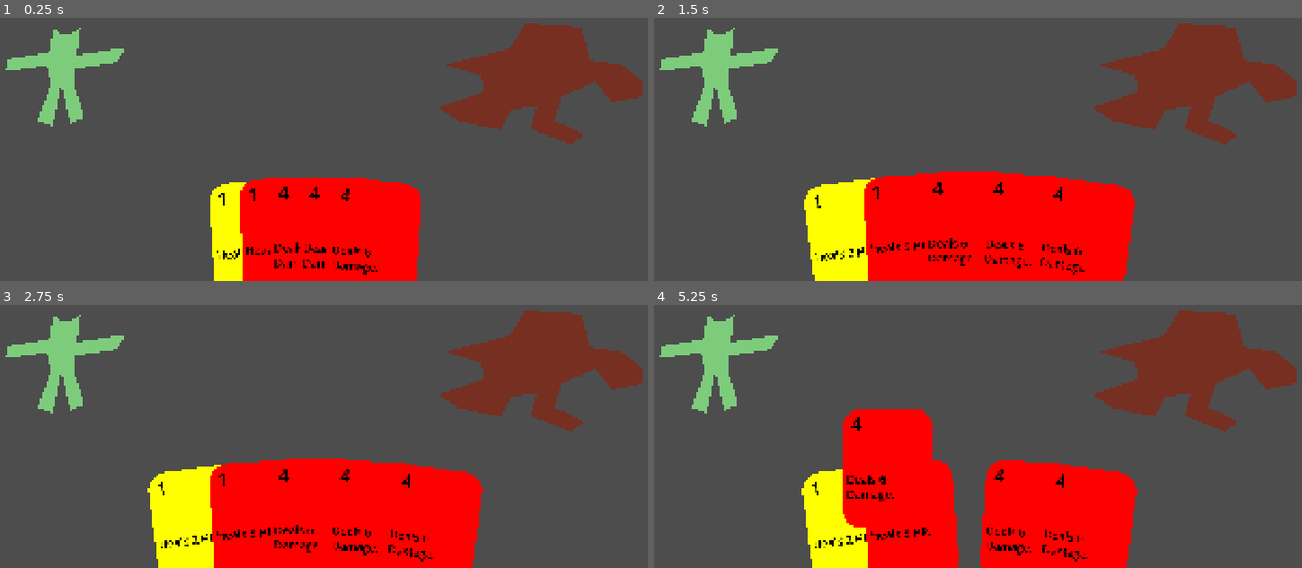
Above: before the commit, frames 1-4 (two rows, left to right).
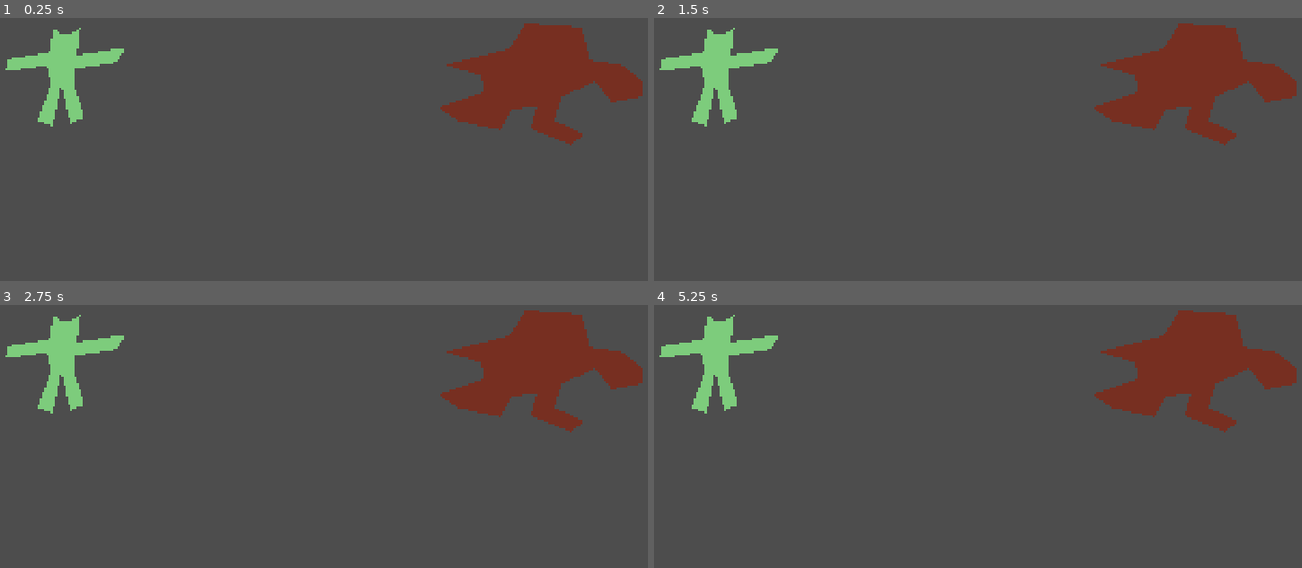
Above: after the commit, the same moments.

Repository: Winter-Aria/SouperSerious
Game: Godot game, scene res://Scenes/battle_scene.tscn
Two runs of this game, one before a commit and one after it. Both use one fixed random seed, a clock stepped at 60 frames per second and the inputs below. This scene is started directly instead of the project's main scene.
Inputs (mouse positions are in pixels of both pictures, inside the frame that each line leads up to):
- Up to frame 1 (0.25 s): no input
- Up to frame 2 (1.5 s): click (880, 241) at 0.5 s, where only the run before the commit has a clickable "1"; click (971, 231) at 1.25 s, where only the run before the commit has a clickable "4"
- Up to frame 3 (2.75 s): click (200, 528) at 2 s, where only the run before the commit has a clickable "1"
- Up to frame 4 (5.25 s): click (971, 518) at 2.75 s, where only the run before the commit has a clickable "4"; click (854, 528) at 3.5 s, where only the run before the commit has a clickable "1"; click (971, 518) at 4.25 s, where only the run before the commit has a clickable "4"; tap Enter at 5 s; move the mouse to (725, 365) at 5.02 s

The runs differ from the first frame. In frame 1, 12% of the frame differs, in the area x 32-65%, y 60-100%; in frame 2, 20%; in frame 3, 20%; in frame 4, 21%, in the area x 22-75%, y 39-100%.

Commit message:
inital battle rework

Diff:
--- a/souper-serious-game-jam/Scripts/Battle_System/Mouse_Detector.gd
+++ b/souper-serious-game-jam/Scripts/Battle_System/Mouse_Detector.gd
@@ -4,9 +4,7 @@
 var Mouse_Within : bool = false
 
 func _on_mouse_entered() -> void:
-	print("a")
 	Mouse_Within = true
 
 func _on_mouse_exited() -> void:
-	print("b")
 	Mouse_Within = false
--- /dev/null
+++ b/souper-serious-game-jam/Scripts/Battle_System/Player.gd
@@ -0,0 +1,42 @@
+extends Resource
+class_name Player
+
+const RED_HEALER = preload("uid://don58r81pvpe5")
+const RED_DAMAGER = preload("uid://hbkgi6sj1vkc")
+const YELLOW_HEALER = preload("uid://duwt40itidqk5")
+
+var Draw_Pile_Cards : Array[Card] = [
+	RED_HEALER.duplicate_deep(), RED_HEALER.duplicate_deep(), RED_HEALER.duplicate_deep(),
+	RED_DAMAGER.duplicate_deep(), RED_DAMAGER.duplicate_deep(), RED_DAMAGER.duplicate_deep(),
+	YELLOW_HEALER.duplicate_deep(), YELLOW_HEALER.duplicate_deep(), YELLOW_HEALER.duplicate_deep()
+]
+
+var Hand : Array[Card] = []
+
+var Max_Health : int = 20
+var Health : int = Max_Health
+
+var Block : int = 0
+
+func Damage(_damage : int) -> void:
+	pass
+
+func Draw_Cards(_cards_to_draw : int) -> int:
+	var _cards_dawn : int = 0
+	for i in range(_cards_dawn):
+		if Draw_Pile_Cards.is_empty():
+			break
+
+		draw_card()
+
+	return _cards_dawn
+
+func Remove_Card(_card) -> void:
+	Hand.erase(_card)
+
+func draw_card() -> void:
+	assert(Draw_Pile_Cards.is_empty() == false)
+
+	var drawn_card : Card = Draw_Pile_Cards.pick_random()
+	Hand.append(drawn_card)
+	Draw_Pile_Cards.erase(drawn_card)
--- /dev/null
+++ b/souper-serious-game-jam/Scripts/Battle_System/Player.tres
@@ -0,0 +1,7 @@
+[gd_resource type="Resource" script_class="Player" format=3 uid="uid://bt4pythk2hnh1"]
+
+[ext_resource type="Script" uid="uid://cifai3kmkohlv" path="res://Scripts/Battle_System/Player.gd" id="1_1wgef"]
+
+[resource]
+script = ExtResource("1_1wgef")
+metadata/_custom_type_script = "uid://cifai3kmkohlv"
--- a/souper-serious-game-jam/Scripts/Battle_System/World_State.gd
+++ b/souper-serious-game-jam/Scripts/Battle_System/World_State.gd
@@ -1,5 +1,7 @@
 class_name World_State
 extends Resource
+
+var World_Player : Player = null
 
 func Damage_Enemy(_amount : int) -> void:
 	print("damaged enemy for " + str(_amount))
--- a/souper-serious-game-jam/Scripts/Battle_System/battle_scene.gd
+++ b/souper-serious-game-jam/Scripts/Battle_System/battle_scene.gd
@@ -5,26 +5,15 @@
 const CARD_HAND_LERP_SPEED : float = 0.045
 const CARD_DRAGGED_LERP_SPEED : float = 0.17
 
+const PLAYER = preload("uid://bt4pythk2hnh1")
+
 const CARD_VISUAL = preload("uid://bkyrueo3rb3e0")
-
-const RED_HEALER = preload("uid://don58r81pvpe5")
-const RED_DAMAGER = preload("uid://hbkgi6sj1vkc")
-const YELLOW_HEALER = preload("uid://duwt40itidqk5")
-
-
 
 @onready var card_holder: Node2D = $Card_Holder
 
 @onready var Player_Moused: Mouse_Detector = $Player/Area2D
 @onready var Enemy_Moused: Mouse_Detector = $Enemy/Area2D
 
-var Draw_Pile_Cards : Array[Card] = [
-	RED_HEALER.duplicate_deep(), RED_HEALER.duplicate_deep(), RED_HEALER.duplicate_deep(),
-	RED_DAMAGER.duplicate_deep(), RED_DAMAGER.duplicate_deep(), RED_DAMAGER.duplicate_deep(),
-	YELLOW_HEALER.duplicate_deep(), YELLOW_HEALER.duplicate_deep(), YELLOW_HEALER.duplicate_deep()
-]
-
-var Hand : Array[Card] = []
 var Card_Visuals : Array[Card_Visual] = []
 var Hand_Card_To_Visual_Card : Dictionary[Card, Card_Visual] = {}
 
@@ -32,13 +21,12 @@
 
 var World := World_State.new()
 
+
+
 func _ready() -> void:
-	for i in range(5):
-		var drawn_card : Card = Draw_Pile_Cards.pick_random()
-		Hand.append(drawn_card)
-		Draw_Pile_Cards.erase(drawn_card)
+	World.World_Player = PLAYER.duplicate_deep()
 
-	for _card : Card in Hand:
+	for _card : Card in World.World_Player.Hand:
 		var New_Visual : Card_Visual = CARD_VISUAL.instantiate()
 		Card_Visuals.append(New_Visual)
 		card_holder.add_child(New_Visual)
@@ -116,6 +104,6 @@
 	return false
 
 func Remove_Card(_card : Card) -> void:
-	Hand.erase(_card)
+	#Hand.erase(_card)
 	Card_Visuals.erase(Hand_Card_To_Visual_Card[_card])
 	Hand_Card_To_Visual_Card.erase(_card)
Not shown, added: souper-serious-game-jam/Scripts/Battle_System/Player.gd.uid
